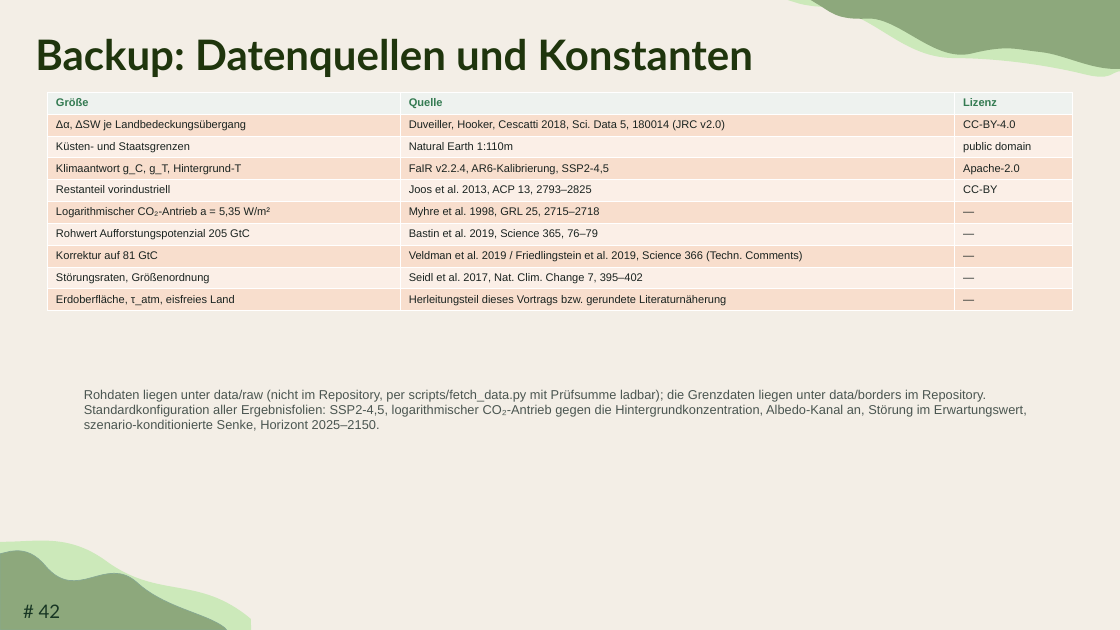
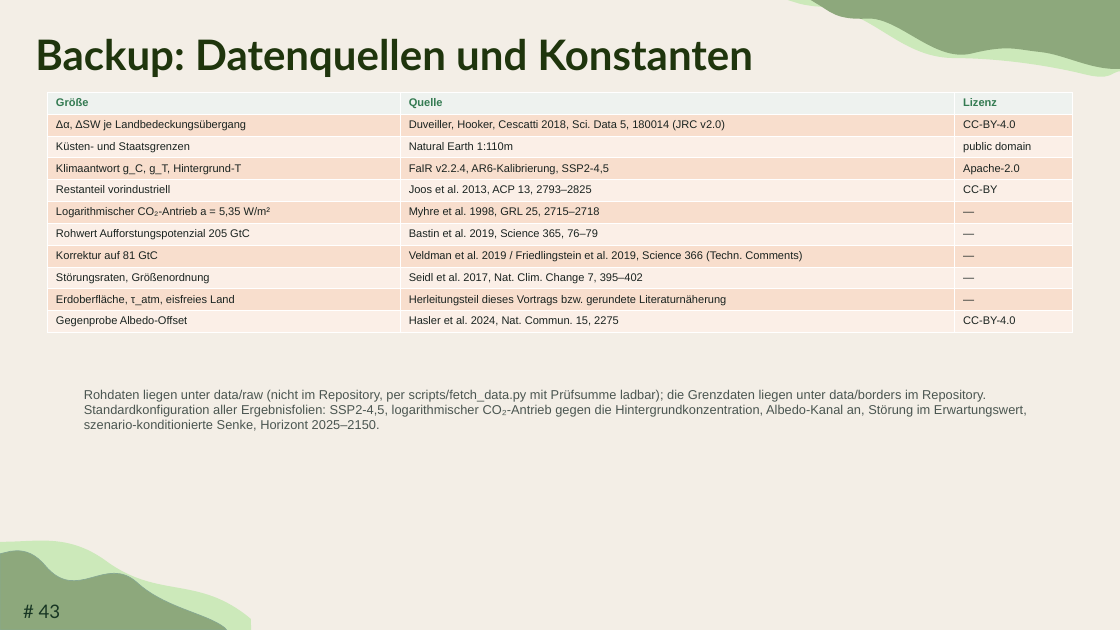
Before and after one commit to TimoDiepers/woodway, a slide deck: slide 43 of docs/slides/dissvortrag.pptx (slide 42 before the commit). Drawn at 1120x630 pixels with LibreOffice and Linux fonts; fonts in the diff are those of the drawing. Boxes give left, top, right and bottom in pixels: in the first picture for what was removed or moved away, otherwise in the second. Text is boxed around its words. In the diff, an @@ line names an element or a change of style, - is before the commit and + after.

```diff
--- a/docs/slides/dissvortrag.pptx
+++ b/docs/slides/dissvortrag.pptx
@@ table at [48, 92, 1073, 331] @@
+row 11: Gegenprobe Albedo-Offset | Hasler et al. 2024, Nat. Commun. 15, 2275 | CC-BY-4.0
@@ page number at [39, 604, 61, 618]: text changed @@
-# 42
+# 43
```
Also in this commit, not shown: 1 other slide changed, 1 slide added.
